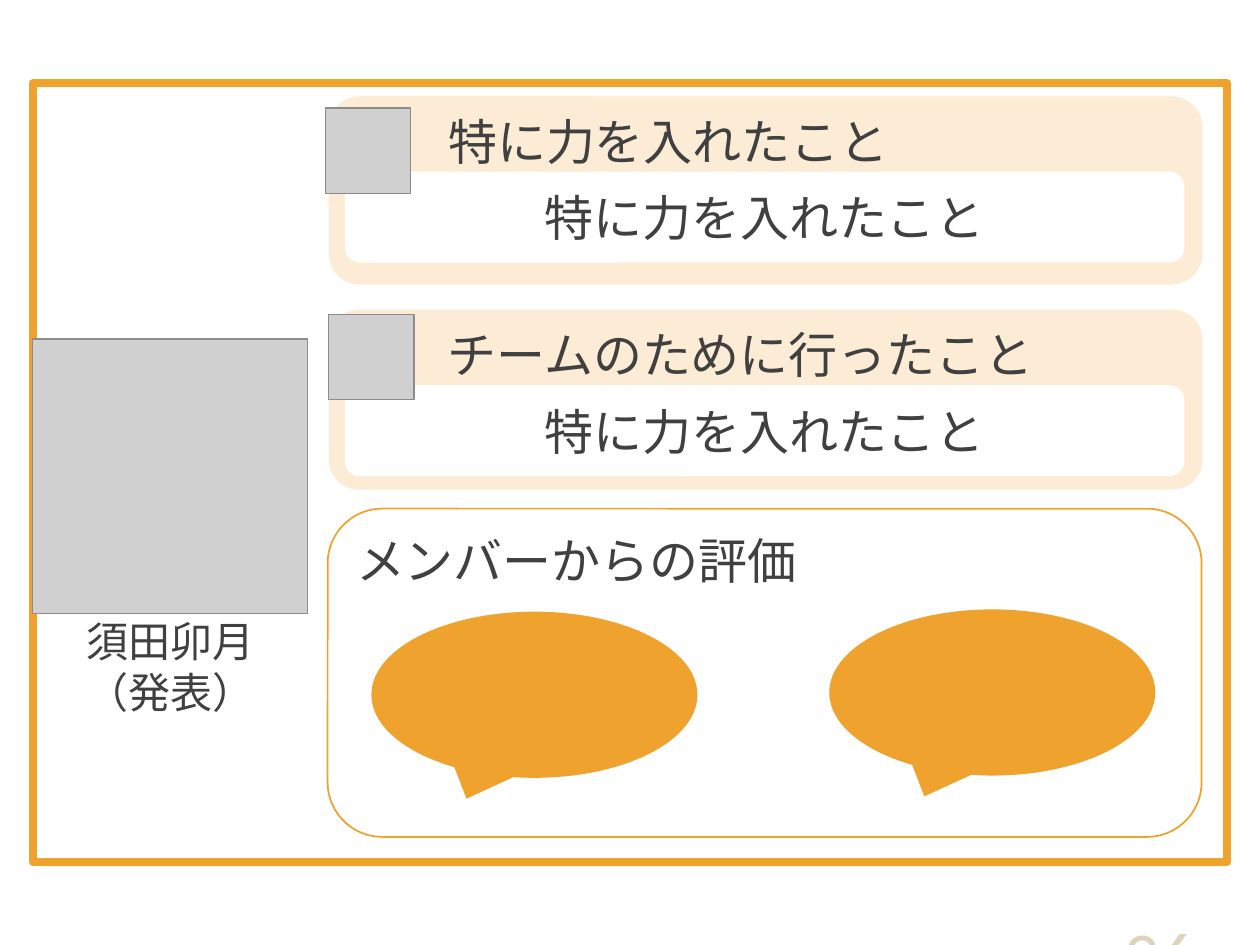
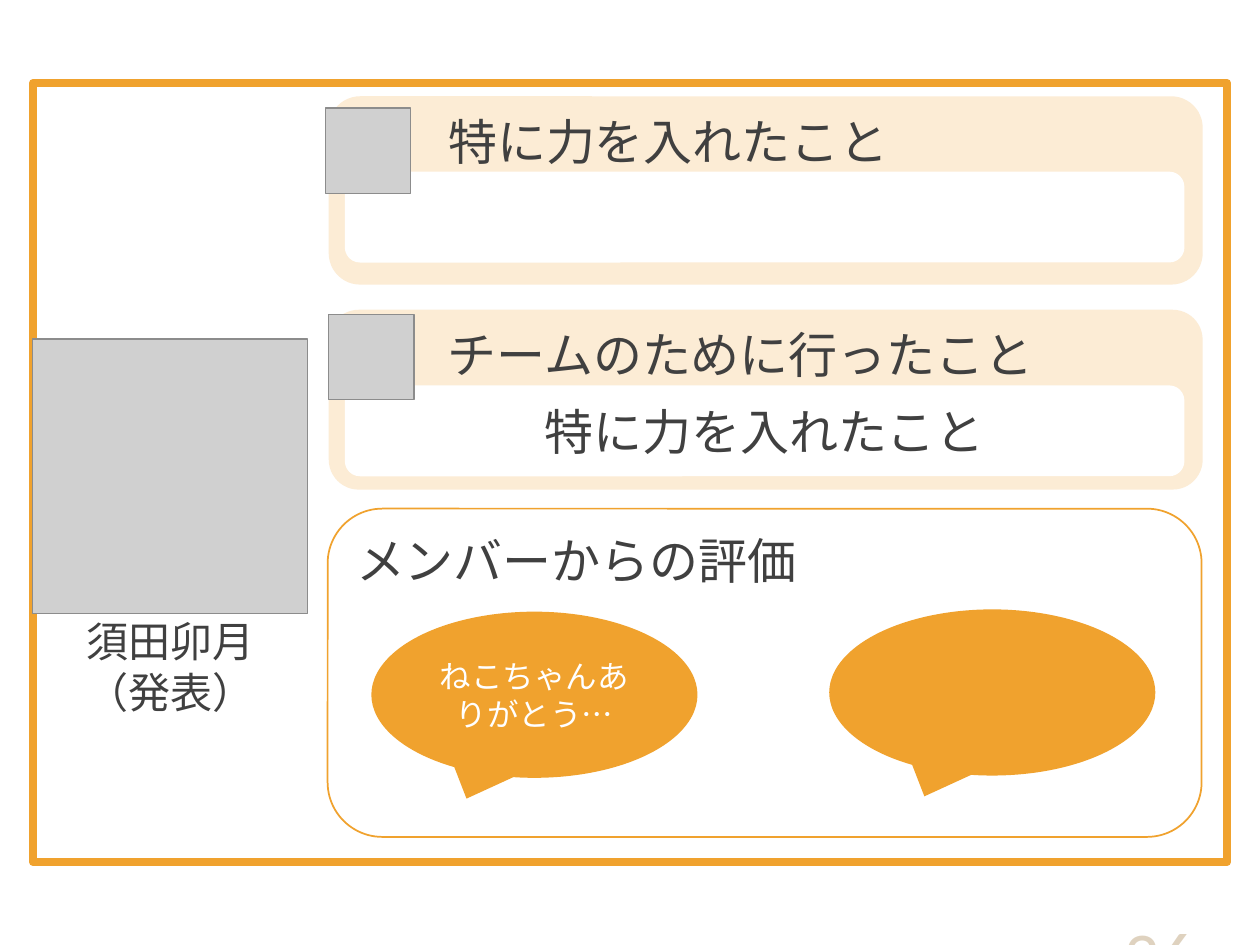
Before and after one commit to DOJO-2021/D-2, a slide deck: slide 26 of documents/プレゼン/Knowledge Holder_清書版.pptx. Drawn at 1260x945 pixels with LibreOffice and Linux fonts; fonts in the diff are those of the drawing; grey boxes stand for pictures. Boxes give left, top, right and bottom in pixels: in the first picture for what was removed or moved away, otherwise in the second. Text is boxed around its words. In the diff, an @@ line names an element or a change of style, - is before the commit and + after.

```diff
--- a/documents/プレゼン/Knowledge Holder_清書版.pptx
+++ b/documents/プレゼン/Knowledge Holder_清書版.pptx
@@ text in rounded rectangle at (544,194,984,240): text removed @@
-特に力を入れたこと
@@ text in speech bubble at (440,663,629,728): text added @@
+ねこちゃんありがとう…
```
Also in this commit, not shown: 6 other slides changed.
